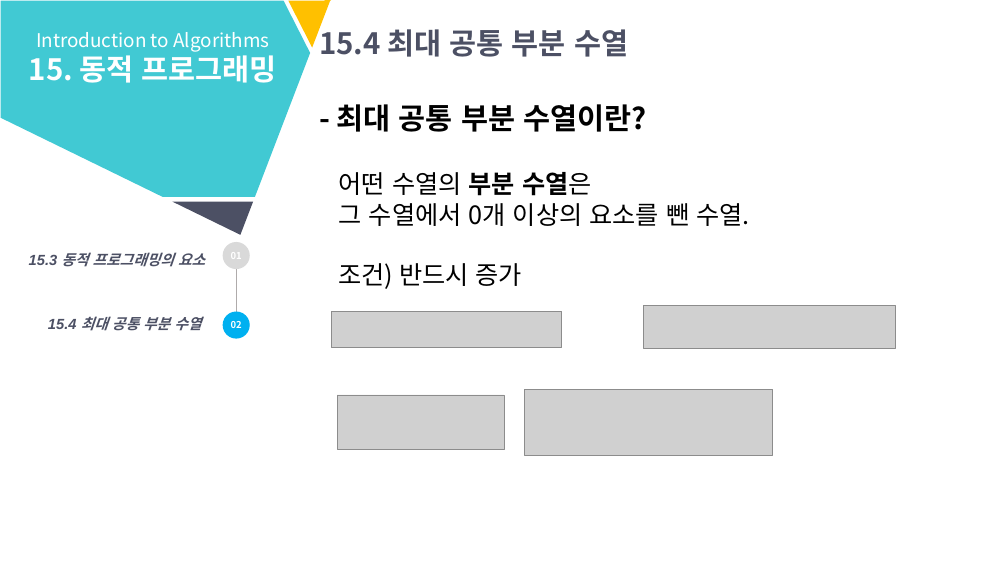
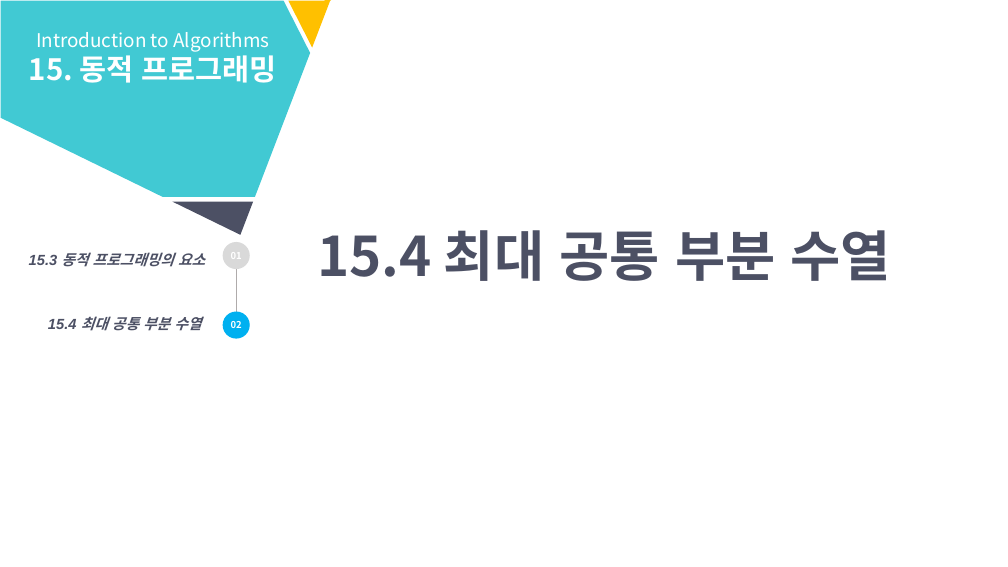
Before and after one commit to YeonWon123/2019_summer_algorithm, a slide deck: slide 21 of Week 6/태원_Week6_정리/15.DP(3~4)_노태원.pptx (slide 23 before the commit). Drawn at 1008x567 pixels with LibreOffice and Linux fonts; fonts in the diff are those of the drawing; grey boxes stand for pictures. Boxes give left, top, right and bottom in pixels: in the first picture for what was removed or moved away, otherwise in the second. Text is boxed around its words. In the diff, an @@ line names an element or a change of style, - is before the commit and + after.

```diff
--- a/Week 6/태원_Week6_정리/15.DP(3~4)_노태원.pptx
+++ b/Week 6/태원_Week6_정리/15.DP(3~4)_노태원.pptx
@@ text removed at bbox=[337, 104, 646, 132] @@
-- 최대 공통 부분 수열이란?
@@ text removed at bbox=[339, 172, 749, 289] @@
-어떤 수열의 부분 수열은
-그 수열에서 0개 이상의 요소를 뺀 수열.
-조건) 반드시 증가
@@ text "15.4 최대 공통 부분 수열": place and size @@
-text "15.4 최대 공통 부분 수열" at bbox=[319, 24, 628, 57]
+text "15.4 최대 공통 부분 수열" at bbox=[317, 230, 891, 281]
@@ text "15.4 최대 공통 부분 수열" at bbox=[317, 230, 891, 281]: size 28 to 52 pt @@
@@ picture removed at bbox=[331, 312, 562, 348] @@
@@ picture removed at bbox=[644, 306, 895, 348] @@
@@ picture removed at bbox=[525, 389, 773, 455] @@
@@ picture removed at bbox=[337, 395, 504, 449] @@
```
Also in this commit, not shown: 2 other slides changed, 4 slides added, 2 other files.
